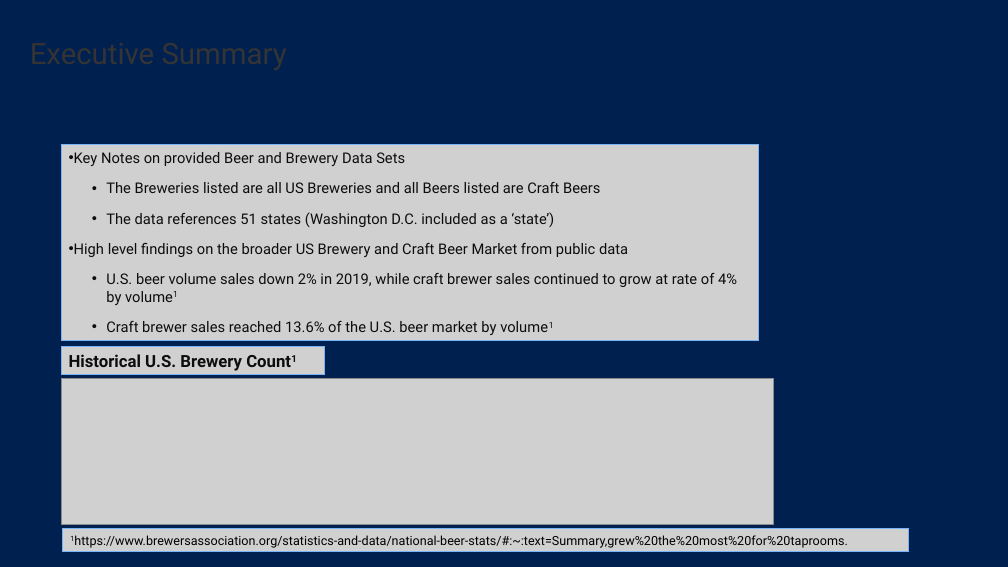
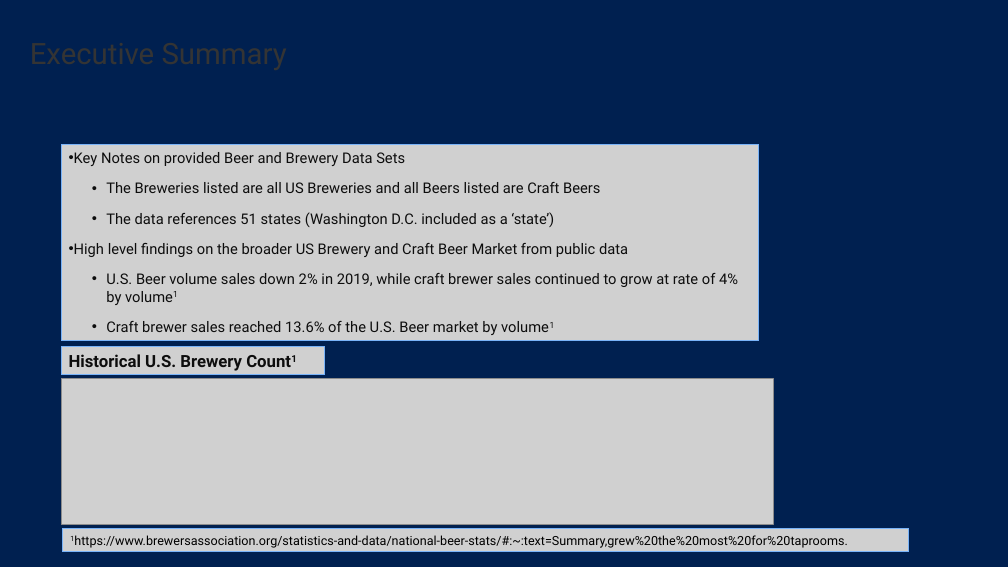
Before and after one commit to C-Stewart-GH/DDS_6306_CS1, a slide deck: slide 3 of Final_CS1_Presentation_DDS_6306.pptx (slide 2 before the commit). Drawn at 1008x567 pixels with LibreOffice and Linux fonts; fonts in the diff are those of the drawing; grey boxes stand for pictures; background and template pictures are left out. Boxes give left, top, right and bottom in pixels: in the first picture for what was removed or moved away, otherwise in the second. Text is boxed around its words. In the diff, an @@ line names an element or a change of style, - is before the commit and + after.

```diff
--- a/Final_CS1_Presentation_DDS_6306.pptx
+++ b/Final_CS1_Presentation_DDS_6306.pptx
@@ text in picture at [106, 273, 738, 335]: text changed @@
-  • U.S. beer volume sales down 2% in 2019, while craft brewer sales continued to grow at rate of 4% by volume1
-    • Craft brewer sales reached 13.6% of the U.S. beer market by volume1
+  • U.S. Beer volume sales down 2% in 2019, while craft brewer sales continued to grow at rate of 4% by volume1
+    • Craft brewer sales reached 13.6% of the U.S. Beer market by volume1
```
Also in this commit, not shown: 6 other slides changed, 3 slides added, 5 slides removed, 4 other files.
